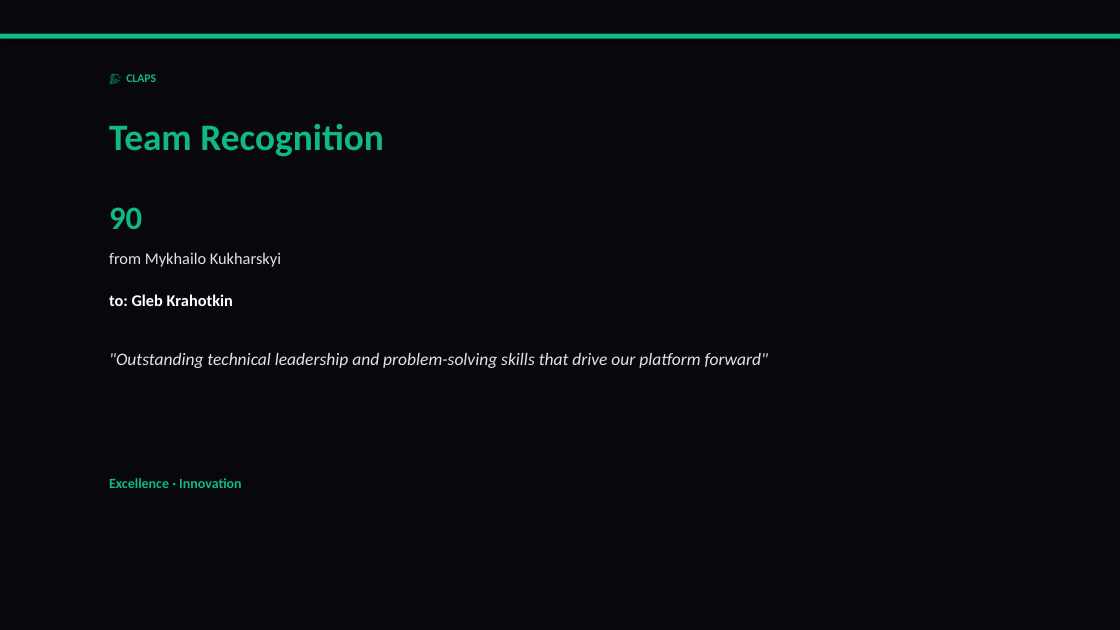
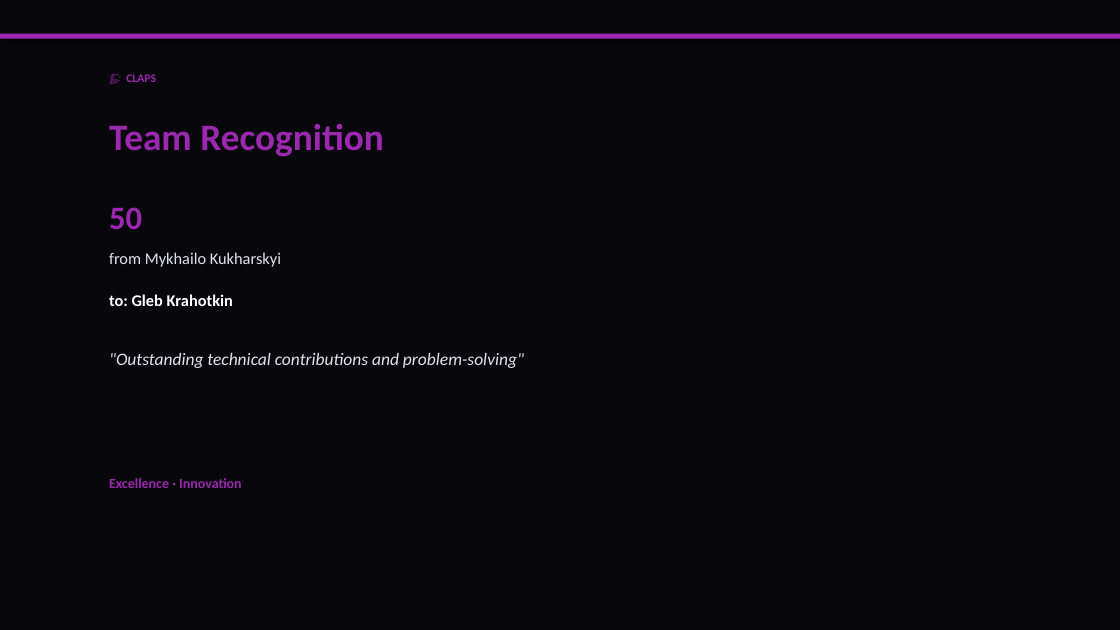
Before and after one commit to liliyagarifullina-maker/appodeal-pulse, a slide deck: slide 7 of data/archive/pulse_2026-03-16.pptx (slide 9 before the commit). Drawn at 1120x630 pixels with LibreOffice and Linux fonts; fonts in the diff are those of the drawing. Boxes give left, top, right and bottom in pixels: in the first picture for what was removed or moved away, otherwise in the second. Text is boxed around its words. In the diff, an @@ line names an element or a change of style, - is before the commit and + after.

```diff
--- a/data/archive/pulse_2026-03-16.pptx
+++ b/data/archive/pulse_2026-03-16.pptx
@@ rectangle at (0,34,1120,39): fill #10B981 to #9C27B0 @@
@@ text at (109,207,142,229): text changed; text colour #10B981 to #9C27B0 @@
-90
+50
@@ text at (109,353,524,368): text changed @@
-"Outstanding technical leadership and problem-solving skills that drive our platform forward"
+"Outstanding technical contributions and problem-solving"
@@ text colour #10B981 to #9C27B0 in 3 elements at (126,74,156,82), (109,124,384,157), (109,478,242,488) @@
```
Also in this commit, not shown: 8 other slides changed, 16 slides added, 12 slides removed, 2 other files.
